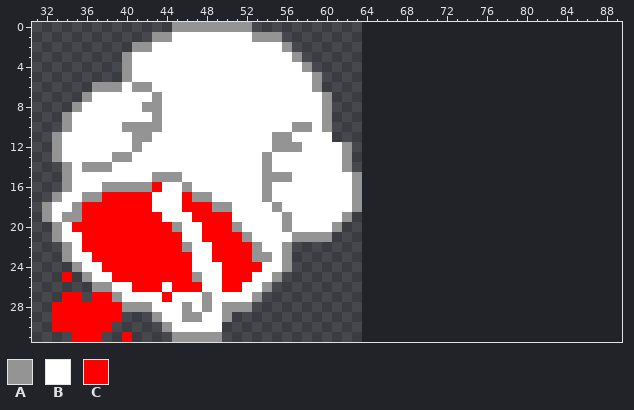
Two states of a sprite sheet, resources/icons.png. This is how it looked before the edit.
The file is 64x32 pixels. Shown: x 31..89, y 0..31. The old version is drawn lined up with the new one, on the new canvas.
Palette (. is transparent): A #949494  B #ffffff  C #ff0000
Pixels before, first column x 32:
 0 .............AAAAAAAA...........
 1 ...........AABBBBBBBBAAA........
 2 .........AABBBBBBBBBBBBBA.......
 3 ........ABBBBBBBBBBBBBBBBA......
 4 ........ABBBBBBBBBBBBBBBBBA.....
 5 ........ABBBBBBBBBBBBBBBBBBA....
 6 .....AAABAABBBBBBBBBBBBBBBBA....
 7 ....ABBBBBBABBBBBBBBBBBBBBBBA...
 8 ...ABBBBBBAABBBBBBBBBBBBBBBBA...
 9 ..ABBBBBBBBABBBBBBBBBBBBBBBBA...
10 ..ABBBBBAAAABBBBBBBBBBBBBAABA...
11 .ABBBBBBBAABBBBBBBBBBBBAABBBB...
12 .ABBBBBBBABBBBBBBBBBBBBAAABBBBA.
13 .ABBBBBAABBBBBBBBBBBBBABBBBBBBA.
14 ..ABAAABBBBBBBBBBBBBBBABBBBBBBA.
15 ..ABBBBBBBBAAABBBBBBBBAAABBBBBBA
16 ..ABBBAAAAACBBABBBBBBBABBBBBBBBA
17 .ABBAACCCCCBBBCAABBBBBABBBBBBBBA
18 ABBACCCCCCCBBBCCCAABBBBABBBBBBBA
19 ABAACCCCCCCCBBBCCCCBBBBBABBBBBA.
20 .ABCCCCCCCCCCABBCCCABBBBABBBBA..
21 .ABBCCCCCCCCCCBBCCCCABBBBAAAA...
22 ..ABCCCCCCCCCCABBCCCCABBA.......
23 ..ABBCCCCCCCCCCBBCCCCAABA.......
24 ...ABBCCCCCCCCCBBBCCCCBBA.......
25 ..C.ABBCCCCCCCCABBCCCBBA........
26 .....AABBCCCBCCCBBCCBBA.........
27 ..CC.CCABBBBCBBBABBBBA..........
28 .CCCCCCCAAABBBABABAAA...........
29 .CCCCCCC...ABBAABBA.............
30 .CCCCCC.....ABBBBB..............
31 ...CCC..C....AAAAA..............
After:
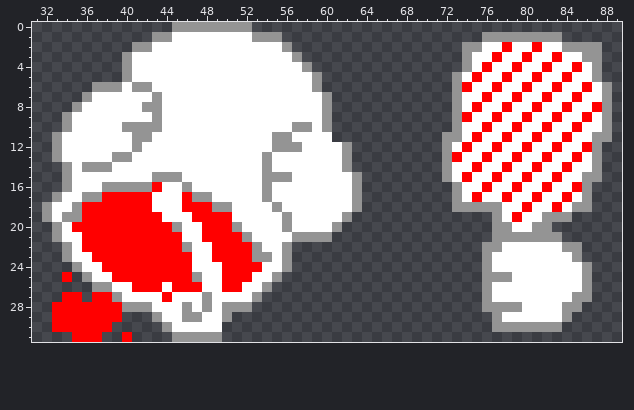
From the commit log: Dotpat icon + viewport update
Diff:
{"change": "canvas 64x32 -> 96x32"}
{"y":1,"x":76,"old":"........","new":"AAAAAAAA"}
{"y":2,"x":74,"old":"..............","new":"AABBCBBCBBAAAA"}
{"y":3,"x":74,"old":"..............","new":"ABBCBBCBBCBBAA"}
{"y":4,"x":74,"old":"..............","new":"ABCBBCBBCBBCBA"}
{"y":5,"x":73,"old":"...............","new":"ABCBBCBBCBBCBBA"}
{"y":6,"x":73,"old":"................","new":"ACBBCBBCBBCBBCBA"}
{"y":7,"x":73,"old":"................","new":"ABBCBBCBBCBBCBBA"}
{"y":8,"x":73,"old":"................","new":"ABCBBCBBCBBCBBCA"}
{"y":9,"x":73,"old":"................","new":"ACBBCBBCBBCBBCBA"}
{"y":10,"x":73,"old":"................","new":"ABBCBBCBBCBBCBBA"}
{"y":11,"x":72,"old":".................","new":"AABCBBCBBCBBCBBAA"}
{"y":12,"x":72,"old":"................","new":"ABCBBCBBCBBCBBCA"}
{"y":13,"x":72,"old":"................","new":"ACBBCBBCBBCBBCBA"}
{"y":14,"x":72,"old":"................","new":"ABBCBBCBBCBBCBBA"}
{"y":15,"x":72,"old":"................","new":"ABCBBCBBCBBCBBAA"}
{"y":16,"x":73,"old":"..............","new":"ABBCBBCBBCBBCA"}
{"y":17,"x":73,"old":"..............","new":"ABCBBCBBCBBCBA"}
{"y":18,"x":73,"old":"..............","new":"AAAAABBCBBCBAA"}
{"y":19,"x":77,"old":"........","new":"ABCBBAAA"}
{"y":20,"x":77,"old":"......","new":"AABBAA"}
{"y":21,"x":77,"old":".......","new":"AAAAAAA"}
{"y":22,"x":76,"old":"..........","new":"AABBBBBBAA"}
{"y":23,"x":76,"old":"..........","new":"ABBBBBBBBA"}
{"y":24,"x":76,"old":"...........","new":"ABBBBBBBBBA"}
{"y":25,"x":76,"old":"...........","new":"AAABBBBBBBA"}
{"y":26,"x":76,"old":"...........","new":"ABBBBBBBBBA"}
{"y":27,"x":76,"old":"...........","new":"ABBBBBBBBAA"}
{"y":28,"x":76,"old":"..........","new":"AAAABBBBAA"}
{"y":29,"x":77,"old":"........","new":"ABBBBBBA"}
{"y":30,"x":77,"old":".......","new":"AAAAAAA"}
